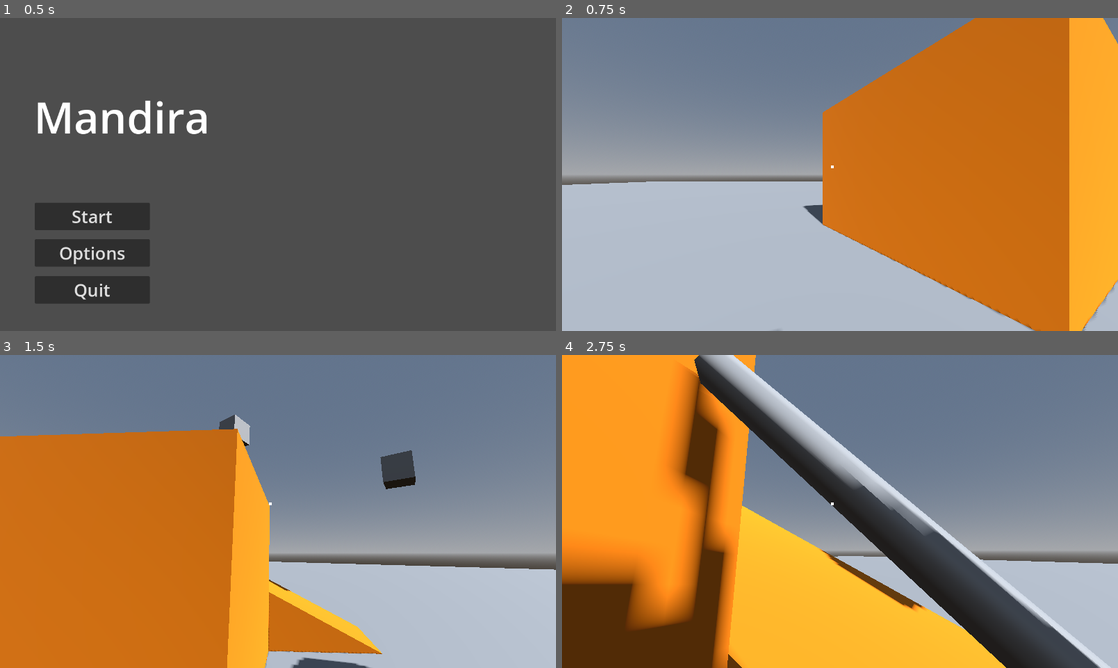
Above: before the commit, frames 1-4 (two rows, left to right).
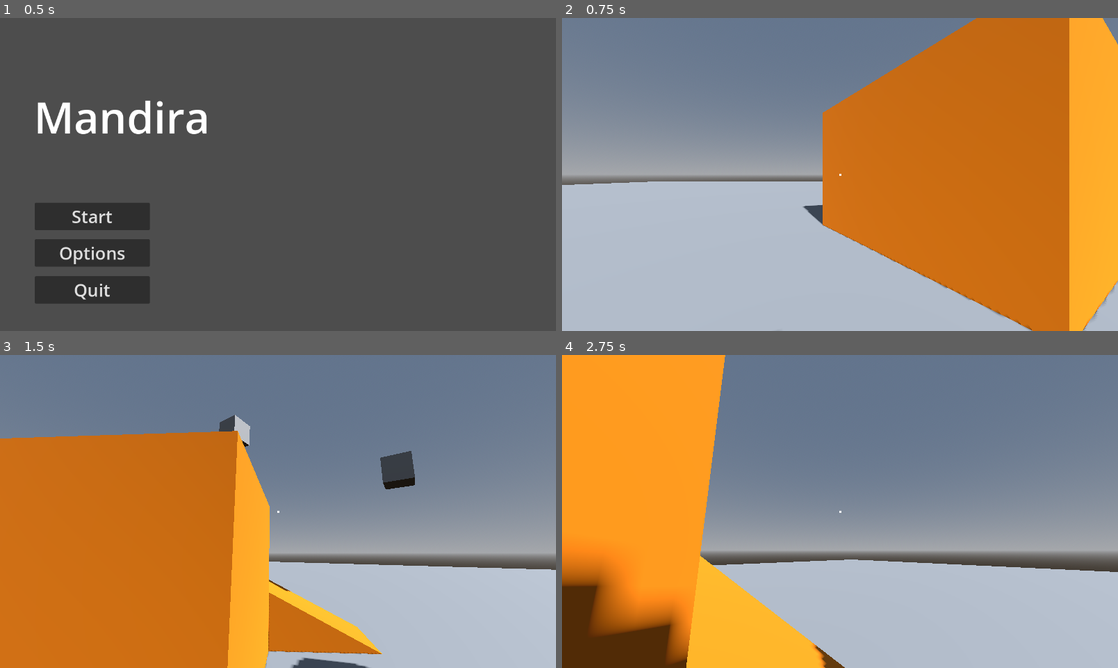
Above: after the commit, the same moments.

Repository: joeyvongphasouk/577-course-project
Game: Godot game, scene res://scenes/main_menu.tscn
The game is run twice, just before and just after one commit, with the same random seed, the same clock (stepped at 60 frames per second) and the same inputs.
Inputs (mouse positions are in pixels of both pictures, inside the frame that each line leads up to):
- Up to frame 1 (0.5 s): no input
- Up to frame 2 (0.75 s): click "Start" at 0.5 s
- Up to frame 3 (1.5 s): tap Enter (ui_accept) at 1.25 s; move the mouse to (305, 511) at 1.27 s; hold W (move_forward) from 1.28 s (still down); click (305, 511) at 1.35 s
- Up to frame 4 (2.75 s): keep holding W (move_forward); tap Enter (ui_accept) at 1.52, 2.27 s; move the mouse to (812, 511) at 2.02 s; click (812, 511) at 2.1 s

Frame 1 is identical in both runs. In frame 2, 0.3% of the frame differs, in the area x 1-100%, y 0-100%; in frame 3, 0.5%; in frame 4, 38%, in the area x 0-100%, y 0-100%.

Commit message:
im raycasting now

Diff:
--- a/scenes/player.tscn
+++ b/scenes/player.tscn
@@ -1,7 +1,7 @@
 [gd_scene load_steps=6 format=3 uid="uid://dkdw4ky2ef0l0"]
 
 [ext_resource type="Script" path="res://scripts/player.gd" id="1_rjqoc"]
-[ext_resource type="PackedScene" uid="uid://b67a0smlut71j" path="res://scenes/grappling_hook.tscn" id="2_pxra8"]
+[ext_resource type="Script" path="res://scripts/grapply_raycast.gd" id="2_xonsp"]
 
 [sub_resource type="CapsuleShape3D" id="CapsuleShape3D_smimx"]
 
@@ -14,8 +14,6 @@
 transform = Transform3D(1, 0, 0, 0, 1, 0, 0, 0, 1, 0, 1.02108, 0)
 script = ExtResource("1_rjqoc")
 
-[node name="Pivot" type="Node3D" parent="."]
-
 [node name="CollisionShape3D" type="CollisionShape3D" parent="."]
 shape = SubResource("CapsuleShape3D_smimx")
 
@@ -23,21 +21,26 @@
 material_override = SubResource("StandardMaterial3D_nojab")
 mesh = SubResource("CapsuleMesh_5vhxq")
 
-[node name="Camera3D" type="Camera3D" parent="."]
-transform = Transform3D(1, 0, 0, 0, 1, 0, 0, 0, 1, 0, 0.786717, 0)
+[node name="Head" type="Node3D" parent="."]
+transform = Transform3D(1, 0, 0, 0, 1, 0, 0, 0, 1, 0, 0.8, 0)
 
-[node name="GrapplingHook" parent="Camera3D" instance=ExtResource("2_pxra8")]
-transform = Transform3D(1, 0, 0, 0, 1, 0, 0, 0, 1, 0.4, -0.3, -0.3)
+[node name="Camera3D" type="Camera3D" parent="Head"]
 
-[node name="Crosshair" type="ColorRect" parent="Camera3D"]
+[node name="Crosshair" type="ColorRect" parent="Head/Camera3D"]
 anchors_preset = 8
 anchor_left = 0.5
 anchor_top = 0.5
 anchor_right = 0.5
 anchor_bottom = 0.5
-offset_left = -20.0
-offset_top = -20.0
-offset_right = -15.0
-offset_bottom = -15.0
+offset_left = -2.5
+offset_top = -2.5
+offset_right = 2.5
+offset_bottom = 2.5
 grow_horizontal = 2
 grow_vertical = 2
+mouse_filter = 2
+
+[node name="RayCast3D" type="RayCast3D" parent="Head"]
+transform = Transform3D(1, 0, 0, 0, -4.37114e-08, -1, 0, 1, -4.37114e-08, 0, 0, 0)
+target_position = Vector3(0, -30, 0)
+script = ExtResource("2_xonsp")
--- /dev/null
+++ b/scripts/grapply_raycast.gd
@@ -0,0 +1,22 @@
+extends RayCast3D
+
+## Called when the node enters the scene tree for the first time.
+#func _ready() -> void:
+	#pass # Replace with function body.
+#
+#
+## Called every frame. 'delta' is the elapsed time since the previous frame.
+#func _process(delta: float) -> void:
+	#pass
+
+func _physics_process(delta: float) -> void:
+	if is_colliding():
+		var hit = get_collider()
+		print(hit.name)
+	#var mousePos=get_viewport().get_mouse_position()
+	#$Ray.target_position.x = mousePos.x
+	#$Ray.target_position.y = mousePos.y
+#
+	#print($Ray.target_position) # watch the output to see this
+#
+	#if $Ray.is_colliding(): print("Hit ", $Ray.get_collider())
--- a/scripts/player.gd
+++ b/scripts/player.gd
@@ -3,24 +3,22 @@
 
 const SPEED = 5.0
 const JUMP_VELOCITY = 4.5
-@onready var camera_3d: Camera3D = $Camera3D
+@onready var head: Node3D = $Head
 
 var sensitivity: float = 0.002
 var mass: float = 1.0
-#
-#func _ready() -> void:
-	#Input.set_mouse_mode(Input.MOUSE_MODE_CAPTURED)
+
+func _ready() -> void:
+	Input.set_mouse_mode(Input.MOUSE_MODE_CAPTURED)
 
 func _unhandled_input(event) -> void:
-
-
 	# Look around
 	if event is InputEventMouseMotion:
-		rotation.y = rotation.y - event.relative.x * sensitivity
-		camera_3d.rotation.x = camera_3d.rotation.x - event.relative.y * sensitivity
+		head.rotation.y = head.rotation.y - event.relative.x * sensitivity
+		head.rotation.x = head.rotation.x - event.relative.y * sensitivity
 
 		# dont want to spin all the way
-		camera_3d.rotation.x = clamp(camera_3d.rotation.x, deg_to_rad(-90), deg_to_rad(90))
+		head.rotation.x = clamp(head.rotation.x, deg_to_rad(-90), deg_to_rad(90))
 
 func _physics_process(delta: float) -> void:
 	# Add the gravity.
@@ -33,7 +31,7 @@
 
 	# Get the input direction and handle the movement/deceleration.
 	var input_dir := Input.get_vector("move_left", "move_right", "move_forward", "move_back")
-	var direction := (transform.basis * Vector3(input_dir.x, 0, input_dir.y)).normalized()
+	var direction := (head.basis * Vector3(input_dir.x, 0, input_dir.y)).normalized()
 	if direction:
 		velocity.x = direction.x * SPEED
 		velocity.z = direction.z * SPEED
